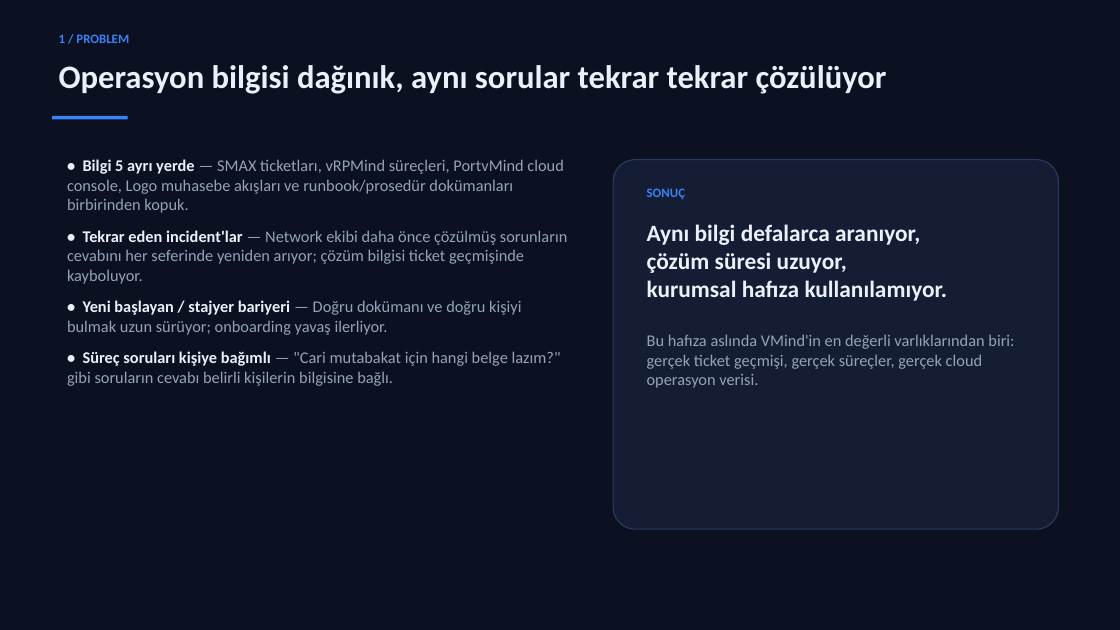
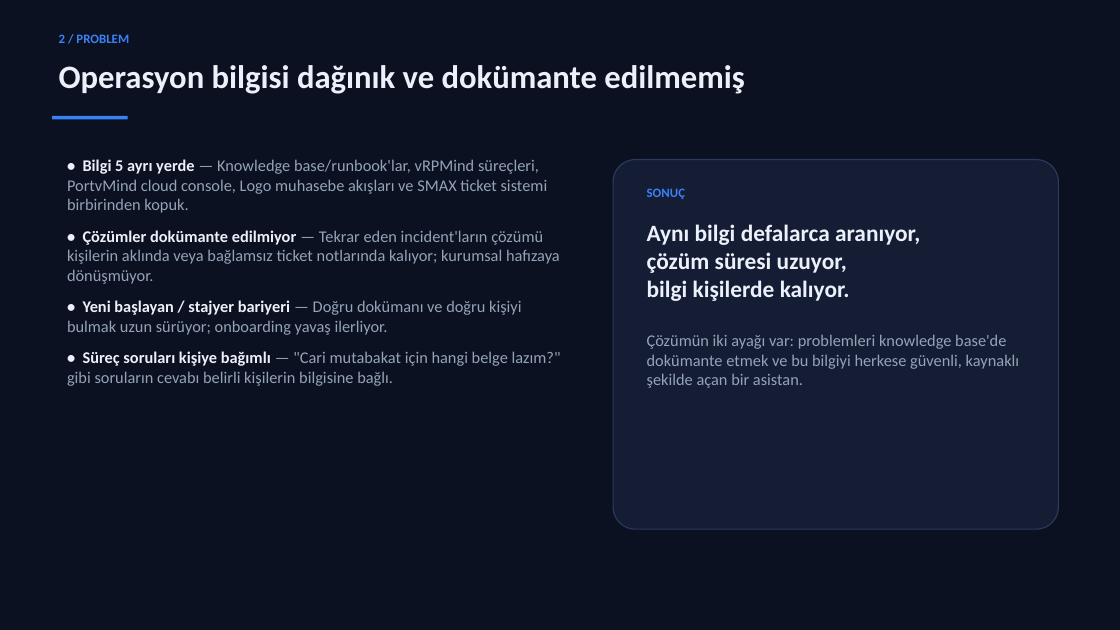
Before and after one commit to Emirdumn/vmind-orchestration, a slide deck: slide 3 of outputs/VMind-Agentic-Operations-Hub-Sunum.pptx (slide 2 before the commit). Drawn at 1120x630 pixels with LibreOffice and Linux fonts; fonts in the diff are those of the drawing. Boxes give left, top, right and bottom in pixels: in the first picture for what was removed or moved away, otherwise in the second. Text is boxed around its words. In the diff, an @@ line names an element or a change of style, - is before the commit and + after.

```diff
--- a/outputs/VMind-Agentic-Operations-Hub-Sunum.pptx
+++ b/outputs/VMind-Agentic-Operations-Hub-Sunum.pptx
@@ text at [59, 65, 744, 94]: text changed @@
-Operasyon bilgisi dağınık, aynı sorular tekrar tekrar çözülüyor
+Operasyon bilgisi dağınık ve dokümante edilmemiş
@@ text at [67, 159, 560, 284]: text changed @@
-• Bilgi 5 ayrı yerde — SMAX ticketları, vRPMind süreçleri, PortvMind cloud console, Logo muhasebe akışları ve runbook/prosedür dokümanları birbirinden kopuk.
-• Tekrar eden incident'lar — Network ekibi daha önce çözülmüş sorunların cevabını her seferinde yeniden arıyor; çözüm bilgisi ticket geçmişinde kayboluyor.
+• Bilgi 5 ayrı yerde — Knowledge base/runbook'lar, vRPMind süreçleri, PortvMind cloud console, Logo muhasebe akışları ve SMAX ticket sistemi birbirinden kopuk.
+• Çözümler dokümante edilmiyor — Tekrar eden incident'ların çözümü kişilerin aklında veya bağlamsız ticket notlarında kalıyor; kurumsal hafızaya dönüşmüyor.
@@ text at [647, 280, 1019, 388]: text changed @@
-kurumsal hafıza kullanılamıyor.
-Bu hafıza aslında VMind'in en değerli varlıklarından biri: gerçek ticket geçmişi, gerçek süreçler, gerçek cloud operasyon verisi.
+bilgi kişilerde kalıyor.
+Çözümün iki ayağı var: problemleri knowledge base'de dokümante etmek ve bu bilgiyi herkese güvenli, kaynaklı şekilde açan bir asistan.
```
Also in this commit, not shown: 10 other slides changed, 2 slides added, 1 slide removed, 30 other files.
